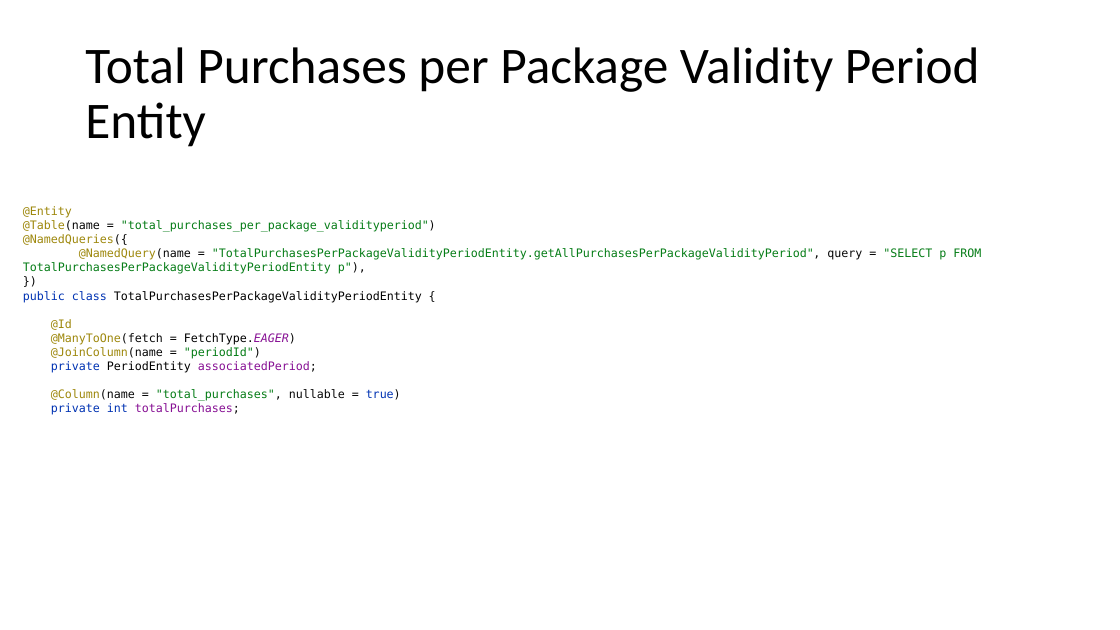
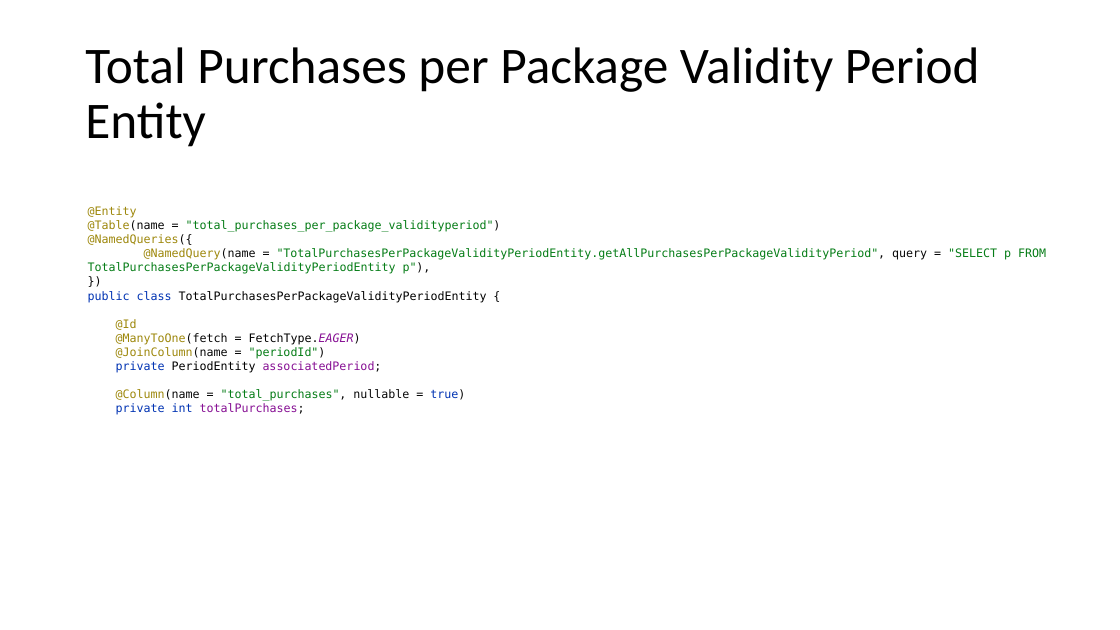
Before and after one commit to priscia99/databases-2-project, a slide deck: slide 50 of Deliverables/Report/Report.pptx. Drawn at 1120x630 pixels with LibreOffice and Linux fonts; fonts in the diff are those of the drawing. Boxes give left, top, right and bottom in pixels: in the first picture for what was removed or moved away, otherwise in the second. Text is boxed around its words. In the diff, an @@ line names an element or a change of style, - is before the commit and + after.

```diff
--- a/Deliverables/Report/Report.pptx
+++ b/Deliverables/Report/Report.pptx
@@ text "@Entity @Table(name = "total_purchases_per_package_validityp ...": place and size @@
-text "@Entity @Table(name = "total_purchases_per_package_validityp ..." at [23, 206, 981, 415]
+text "@Entity @Table(name = "total_purchases_per_package_validityp ..." at [88, 206, 1046, 415]
```
Also in this commit, not shown: 13 other slides changed, 7 other files.
